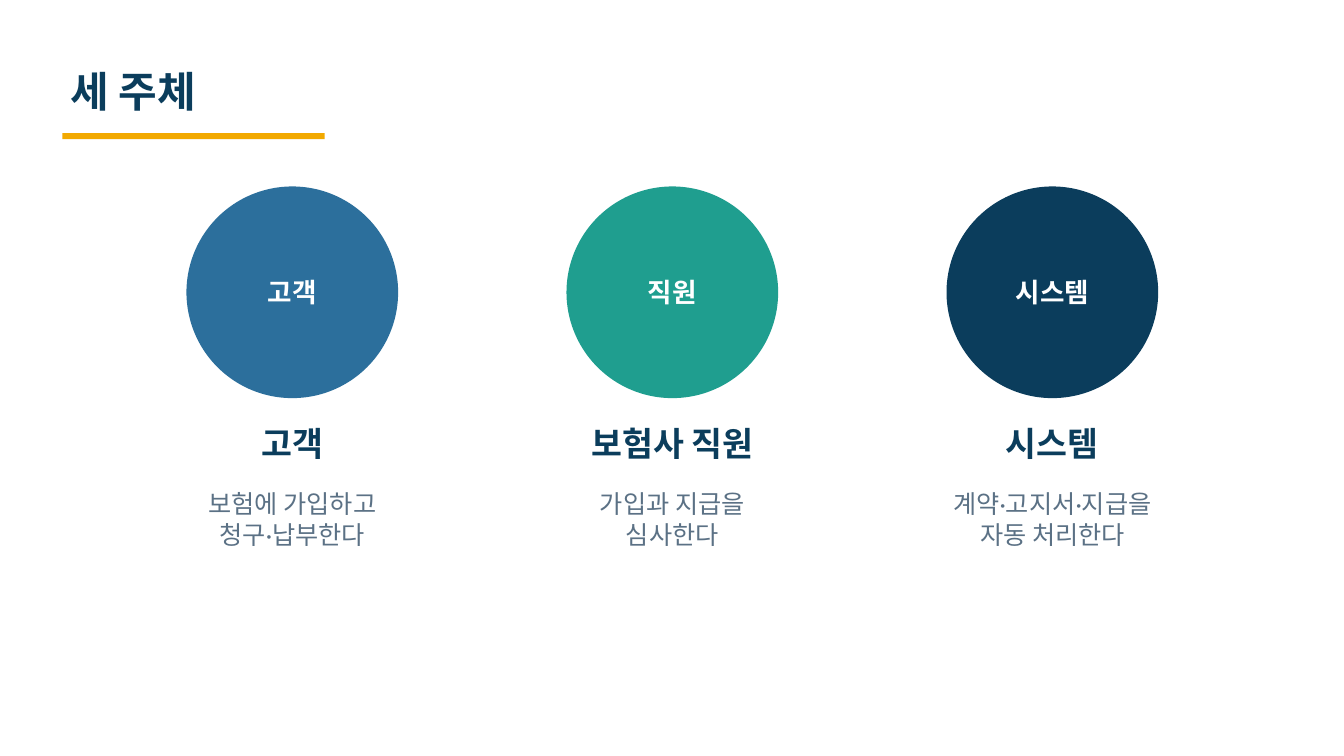
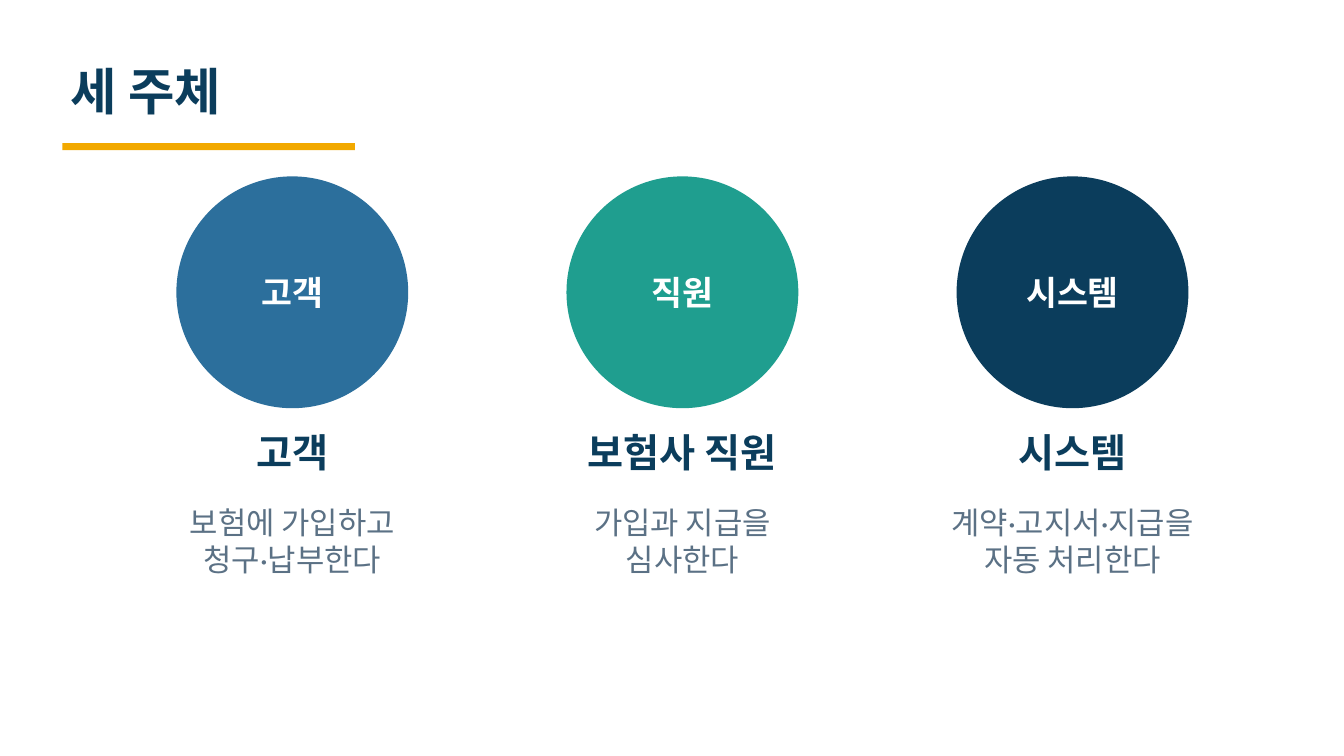
Before and after one commit to heyoonyoon/distributed-programming, a slide deck: slide 2 of docs/presentation/보험발표-편집가능.pptx. Drawn at 1344x756 pixels with LibreOffice and Linux fonts; fonts in the diff are those of the drawing. Boxes give left, top, right and bottom in pixels: in the first picture for what was removed or moved away, otherwise in the second. Text is boxed around its words. In the diff, an @@ line names an element or a change of style, - is before the commit and + after.

```diff
--- a/docs/presentation/보험발표-편집가능.pptx
+++ b/docs/presentation/보험발표-편집가능.pptx
@@ text "세 주체" at (70,67,221,115): size 30 to 36 pt @@
@@ rectangle: place and size @@
-rectangle at (63,133,325,139)
+rectangle at (63,143,355,150)
@@ ellipse "고객": place and size @@
-ellipse "고객" at (187,187,398,398)
+ellipse "고객" at (176,176,408,408)
@@ ellipse "직원": place and size @@
-ellipse "직원" at (567,187,778,398)
+ellipse "직원" at (567,176,799,408)
@@ size 19 to 24 pt in 3 elements at (176,176,408,408), (567,176,799,408), (957,176,1189,408) @@
@@ ellipse "시스템": place and size @@
-ellipse "시스템" at (947,187,1158,398)
+ellipse "시스템" at (957,176,1189,408)
@@ size 24 to 28 pt in 3 elements at (256,434,328,471), (588,434,777,471), (1018,434,1126,471) @@
@@ text "시스템": place and size @@
-text "시스템" at (1006,427,1099,459)
+text "시스템" at (1018,434,1126,471)
@@ text "보험에 가입하고": place and size @@
-text "보험에 가입하고" at (208,492,377,546)
+text "보험에 가입하고" at (190,508,395,574)
@@ text "가입과 지급을": place and size @@
-text "가입과 지급을" at (600,492,745,546)
+text "가입과 지급을" at (594,508,771,574)
@@ size 18 to 22 pt in 3 elements at (190,508,395,574), (594,508,771,574), (952,508,1194,574) @@
@@ text "계약·고지서·지급을": place and size @@
-text "계약·고지서·지급을" at (953,492,1151,546)
+text "계약·고지서·지급을" at (952,508,1194,574)
```
Also in this commit, not shown: 19 other slides changed, 3 other files.
